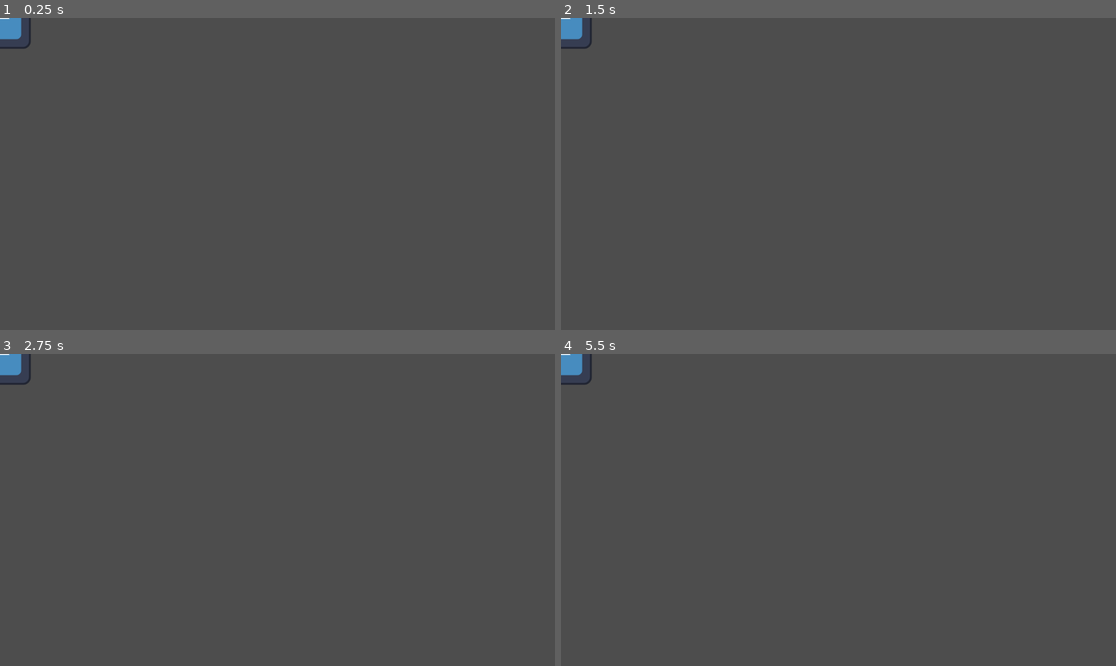
Above: before the commit, frames 1-4 (two rows, left to right).
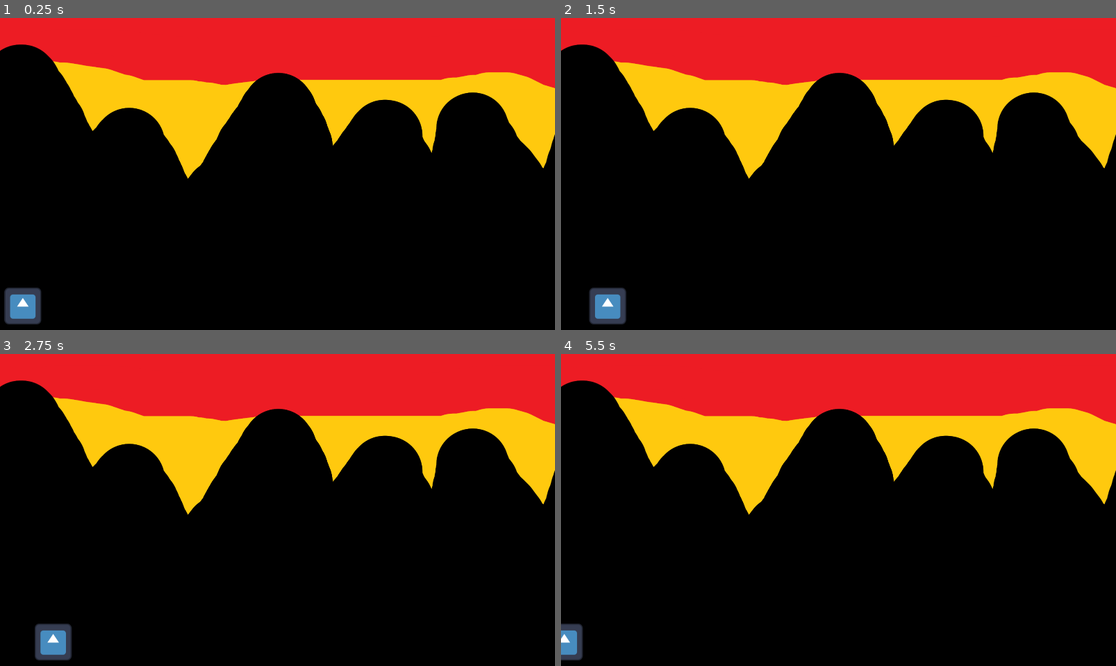
Above: after the commit, the same moments.

Repository: Upekcapy/game-test
Game: Godot game, scene res://Scenes/level.tscn
Two runs of this game, one before a commit and one after it. Both use one fixed random seed, a clock stepped at 60 frames per second and the inputs below. Before the commit the project starts from res://node_2d.tscn. The engine's default icon, where the game draws it, is replaced by a stand-in: a white triangle on a blue panel in a dark square.
Inputs:
- Up to frame 1 (0.25 s): no input
- Up to frame 2 (1.5 s): tap Enter at 0.5 s; hold D (move_right, bound only after the commit) 0.53-1.28 s; hold A (move_left, bound only after the commit) from 1.28 s (still down)
- Up to frame 3 (2.75 s): release A (move_left, bound only after the commit) at 2.03 s; hold D (move_right, bound only after the commit) from 2.03 s (still down)
- Up to frame 4 (5.5 s): release D (move_right, bound only after the commit) at 3.53 s; hold A (move_left, bound only after the commit) from 3.53 s (still down)

The runs differ from the first frame. In frame 1, 100% of the frame differs, in the area x 0-100%, y 0-100%; in frame 2, 100%; in frame 3, 100%; in frame 4, 100%.

Commit message:
Basic character movement + Background
-Two scenes
  -(1) Player (2) Level
-Player node is in level scene
-Level is now default scene
-Player has basic movement script

Diff:
--- /dev/null
+++ b/game-one-test/Scenes/level.tscn
@@ -0,0 +1,13 @@
+[gd_scene format=3 uid="uid://bekxhwwm0r573"]
+
+[ext_resource type="Texture2D" uid="uid://dkj2ctb1a0iw5" path="res://Untitled.png" id="1_k5f4k"]
+[ext_resource type="PackedScene" uid="uid://u12mea8vdg0c" path="res://Scenes/player.tscn" id="2_6phgx"]
+
+[node name="Level" type="Node2D" unique_id=1480934642]
+
+[node name="BackGround" type="Sprite2D" parent="." unique_id=1474475122]
+position = Vector2(1839, 2248)
+texture = ExtResource("1_k5f4k")
+
+[node name="Player" parent="." unique_id=353577086 instance=ExtResource("2_6phgx")]
+position = Vector2(79, 997)
--- /dev/null
+++ b/game-one-test/Scenes/player.gd
@@ -0,0 +1,14 @@
+extends Node2D
+
+var speed = 150
+
+func _ready() -> void:
+	pass
+
+
+func _process(delta: float) -> void:
+
+	if Input.is_action_pressed("move_right"):
+		position += Vector2(1,0) * speed * delta
+	if Input.is_action_pressed("move_left"):
+		position -= Vector2(1,0) * speed * delta
--- /dev/null
+++ b/game-one-test/Scenes/player.tscn
@@ -0,0 +1,10 @@
+[gd_scene format=3 uid="uid://u12mea8vdg0c"]
+
+[ext_resource type="Script" uid="uid://drf2dcdkq37f" path="res://Scenes/player.gd" id="1_cvnsp"]
+[ext_resource type="Texture2D" uid="uid://clkx533l1dv5h" path="res://icon.svg" id="1_wtcfe"]
+
+[node name="Player" type="Node2D" unique_id=353577086]
+script = ExtResource("1_cvnsp")
+
+[node name="PlayerImage" type="Sprite2D" parent="." unique_id=888979836]
+texture = ExtResource("1_wtcfe")
--- a/game-one-test/node_2d.tscn
+++ /dev/null
@@ -1,8 +0,0 @@
-[gd_scene format=3 uid="uid://u12mea8vdg0c"]
-
-[ext_resource type="Texture2D" uid="uid://clkx533l1dv5h" path="res://icon.svg" id="1_wtcfe"]
-
-[node name="Node2D" type="Node2D" unique_id=353577086]
-
-[node name="Sprite2D" type="Sprite2D" parent="." unique_id=888979836]
-texture = ExtResource("1_wtcfe")
--- a/game-one-test/project.godot
+++ b/game-one-test/project.godot
@@ -11,9 +11,27 @@
 [application]
 
 config/name="GameOneTest"
-run/main_scene="uid://u12mea8vdg0c"
+run/main_scene="uid://bekxhwwm0r573"
 config/features=PackedStringArray("4.6", "Forward Plus")
 config/icon="res://icon.svg"
+
+[display]
+
+window/size/viewport_width=1920
+window/size/viewport_height=1080
+
+[input]
+
+move_right={
+"deadzone": 0.2,
+"events": [Object(InputEventKey,"resource_local_to_scene":false,"resource_name":"","device":-1,"window_id":0,"alt_pressed":false,"shift_pressed":false,"ctrl_pressed":false,"meta_pressed":false,"pressed":false,"keycode":0,"physical_keycode":68,"key_label":0,"unicode":100,"location":0,"echo":false,"script":null)
+]
+}
+move_left={
+"deadzone": 0.2,
+"events": [Object(InputEventKey,"resource_local_to_scene":false,"resource_name":"","device":-1,"window_id":0,"alt_pressed":false,"shift_pressed":false,"ctrl_pressed":false,"meta_pressed":false,"pressed":false,"keycode":0,"physical_keycode":65,"key_label":0,"unicode":97,"location":0,"echo":false,"script":null)
+]
+}
 
 [physics]
 
Not shown, added: game-one-test/Scenes/player.gd.uid
Binary file added: game-one-test/Untitled.png
Not shown, added: game-one-test/Untitled.png.import
